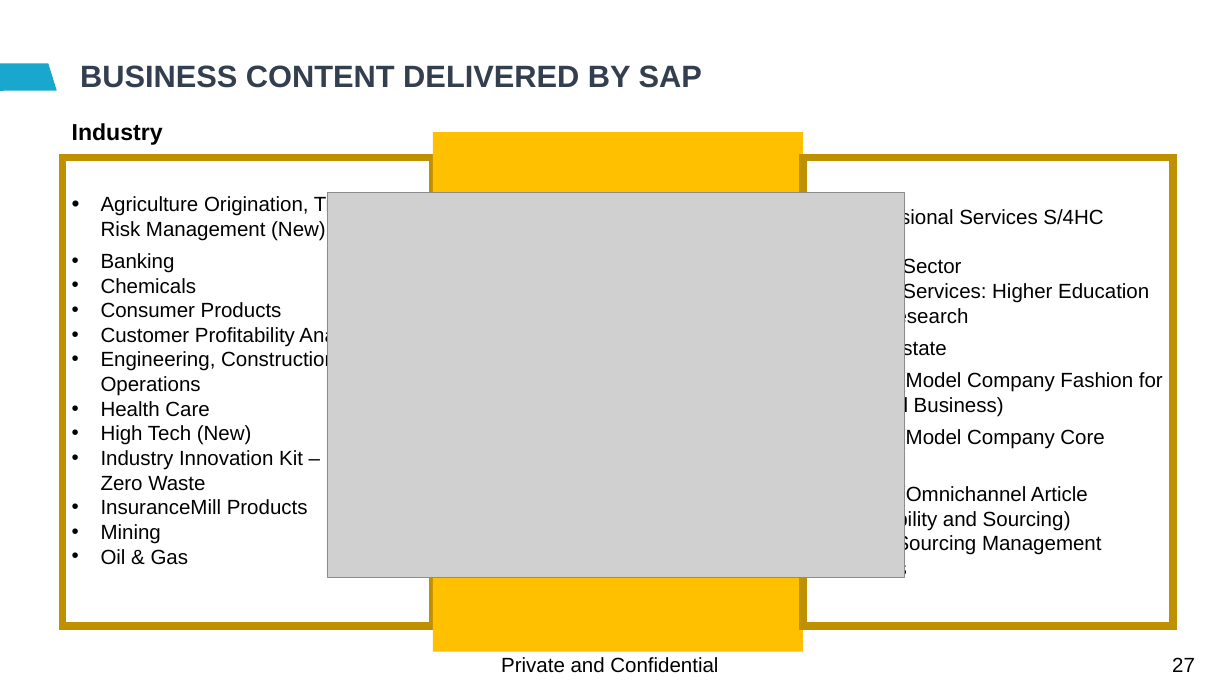
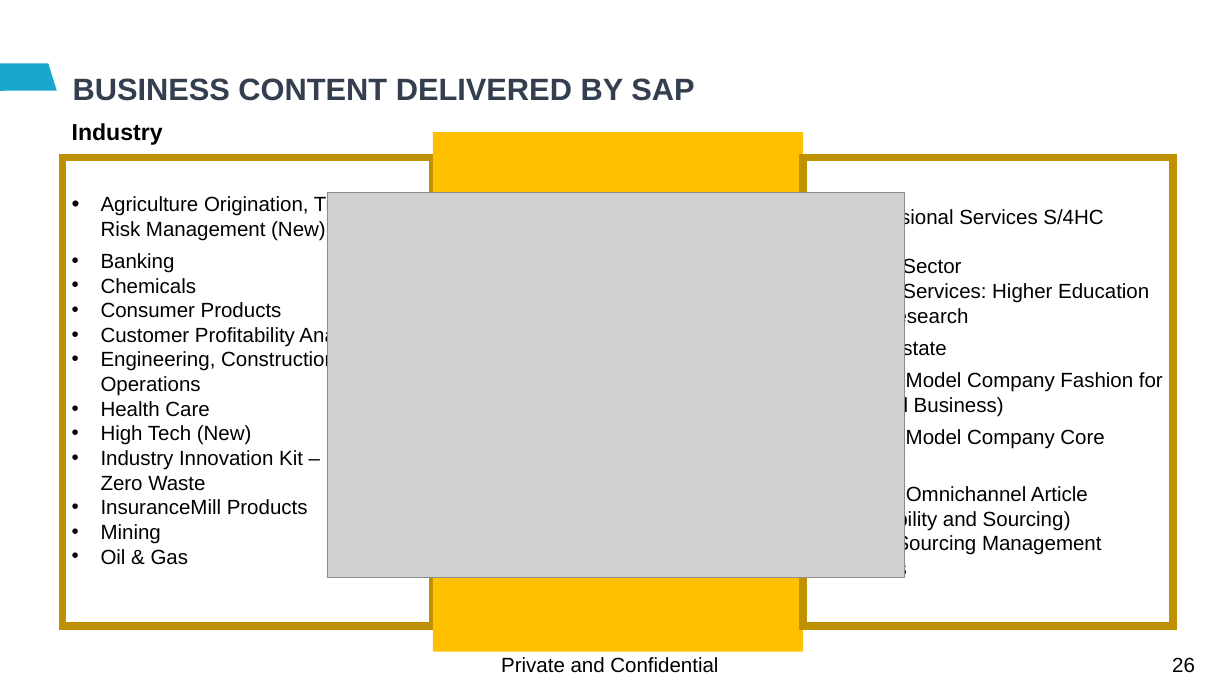
Before and after one commit to soyuztechnologies/EY_SAC_Training_Feb23, a slide deck: slide 26 of day 1/SAC_Training Day 1.pptx (slide 27 before the commit). Drawn at 1232x693 pixels with LibreOffice and Linux fonts; fonts in the diff are those of the drawing; grey boxes stand for pictures; background and template pictures are left out. Boxes give left, top, right and bottom in pixels: in the first picture for what was removed or moved away, otherwise in the second. Text is boxed around its words. In the diff, an @@ line names an element or a change of style, - is before the commit and + after.

```diff
--- a/day 1/SAC_Training Day 1.pptx
+++ b/day 1/SAC_Training Day 1.pptx
@@ title "BUSINESS CONTENT DELIVERED BY SAP": place and size @@
-title "BUSINESS CONTENT DELIVERED BY SAP" at (80, 65, 702, 88)
+title "BUSINESS CONTENT DELIVERED BY SAP" at (73, 78, 694, 101)
@@ page number at (1172, 657, 1195, 673): text changed @@
-27
+26
```
Also in this commit, not shown: 25 other slides changed, 1 slide removed.
